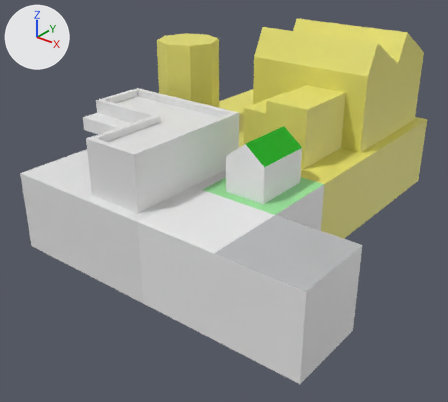
A saved change to the glTF model www/assets.glb.
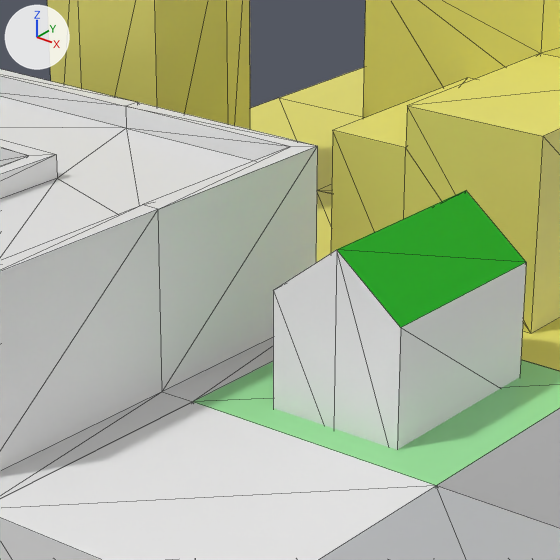
Old and new are each drawn whole from a 50 mm lens placed at (4.18, -4.82, 2.94), pointed at (-0.32, 0.8, -0.54) and again close up on the part from 32% to 70% of the width and 17% to 59% of the height. Arrows for +X, +Y and +Z are at upper left; the lights stay in place. The last two pictures show the newer version. The close-ups show mesh edges as thin lines.

The scene before the commit, as lines of its bpy script (objects in view):
```python
me_cube_003 = bpy.data.meshes.new('Cube.003')
me_cube_003.from_pydata(...)  # 85 vertices, 166 faces; spans x -2.0..1.0, y 1.0..4.0, z -1.0..1.38
me_cube_003.materials.append(mat_material)  # yellow #e7e070
me_cube_004 = bpy.data.meshes.new('Cube.004')
me_cube_004.from_pydata(...)  # a box spanning x 0.0..1.0, y 0.0..1.0, z -1.0..0.0
me_cube_004.materials.append(mat_material_009)  # picture img_texture
me_cube_005 = bpy.data.meshes.new('Cube.005')
me_cube_005.from_pydata(...)  # a box spanning x 0.0..1.0, y 0.0..1.0, z -1.0..0.0
me_cube_005.materials.append(mat_material_009)  # picture img_texture
ob_blank = bpy.data.objects.new('blank', me_cube_004)
ob_blank.location = (0.0, -1.0, 0.0)
ob_factory = bpy.data.objects.new('factory', me_cube_003)
ob_factory.location = (0.0, 0.0, 0.0)
ob_road = bpy.data.objects.new('road', me_cube_005)
ob_road.location = (1.0, -1.0, 0.0)
# also in view: 'ship' at (-1.0, 0.0, -0.17); 'house' at (0.5, 0.5, -0.19)
```
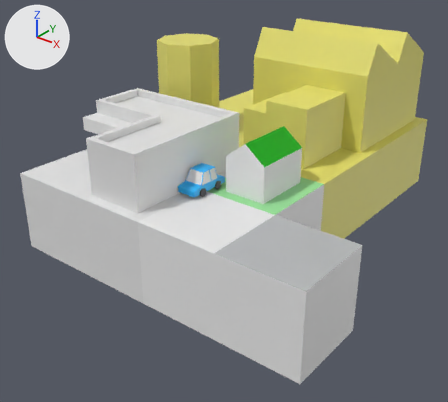
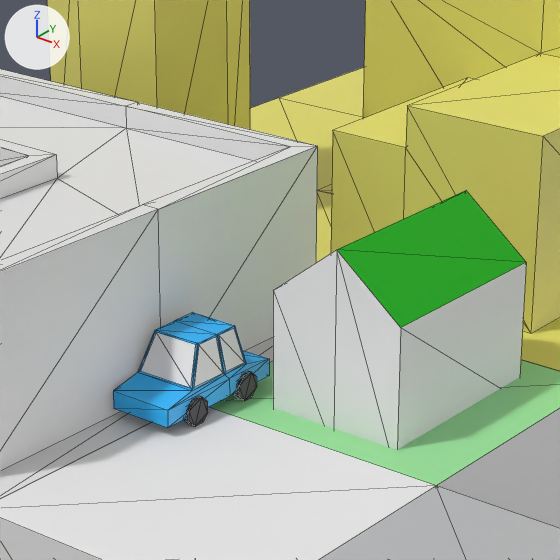
Commit message: added cars to 3d scene

Where the change shows, as pixel boxes (x1, y1, x2, y2) in the close-ups (560 x 560 px):
'car', added
    after: (113, 313, 269, 428)

The change in detail:
Mesh me_cube_002 is new.
It has 112 vertices, 204 faces and spans x -0.134..0.134, y -0.263..0.268, z 0.001..0.266.
It uses material mat_material_009 (picture img_texture).
Object 'car' (ob_car) is new; it shows me_cube_002.
Its location is (0.0, 0.0, 0.0).
